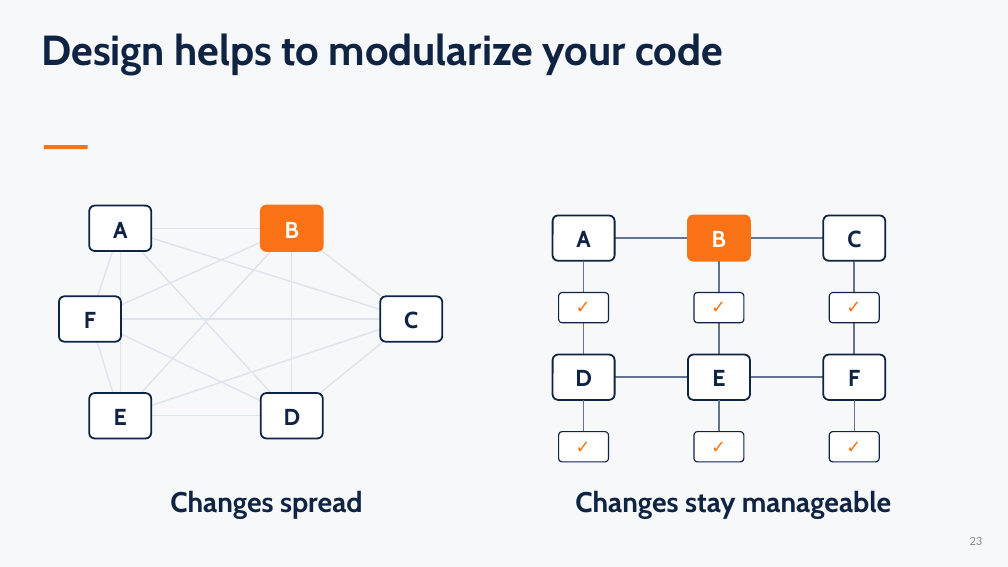
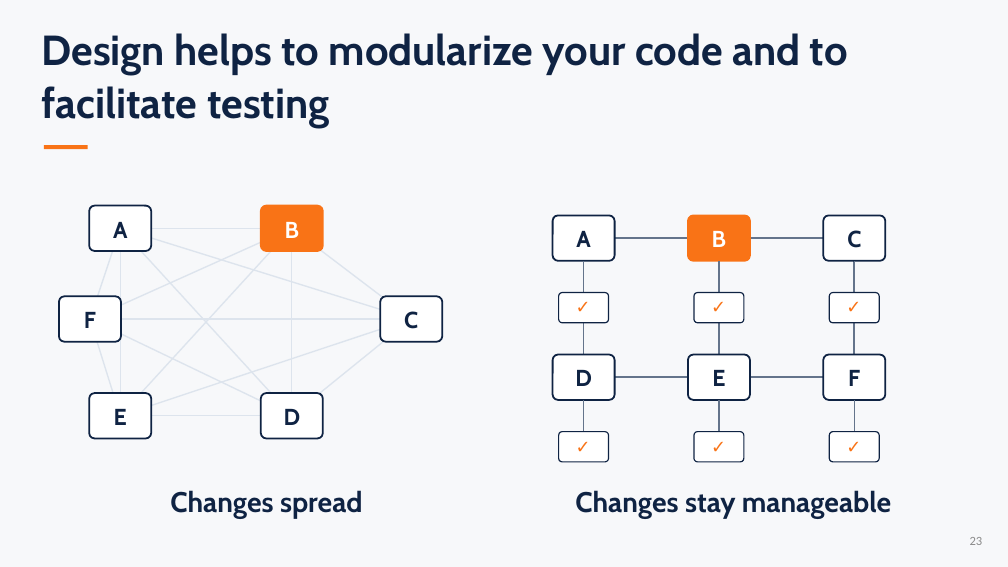
Before and after one commit to sefop/sefop-sctc-2026, a slide deck: slide 23 of SCTC-2026-Airlines-Optimization-Workshop.pptx. Drawn at 1008x567 pixels with LibreOffice and Linux fonts; fonts in the diff are those of the drawing. Boxes give left, top, right and bottom in pixels: in the first picture for what was removed or moved away, otherwise in the second. Text is boxed around its words. In the diff, an @@ line names an element or a change of style, - is before the commit and + after.

Commit message:
ppt ready

```diff
--- a/SCTC-2026-Airlines-Optimization-Workshop.pptx
+++ b/SCTC-2026-Airlines-Optimization-Workshop.pptx
@@ text at [42,33,848,128]: text changed @@
-Design helps to modularize your code
+Design helps to modularize your code and to facilitate testing
```
Also in this commit, not shown: 5 other slides changed, 2 other files.
